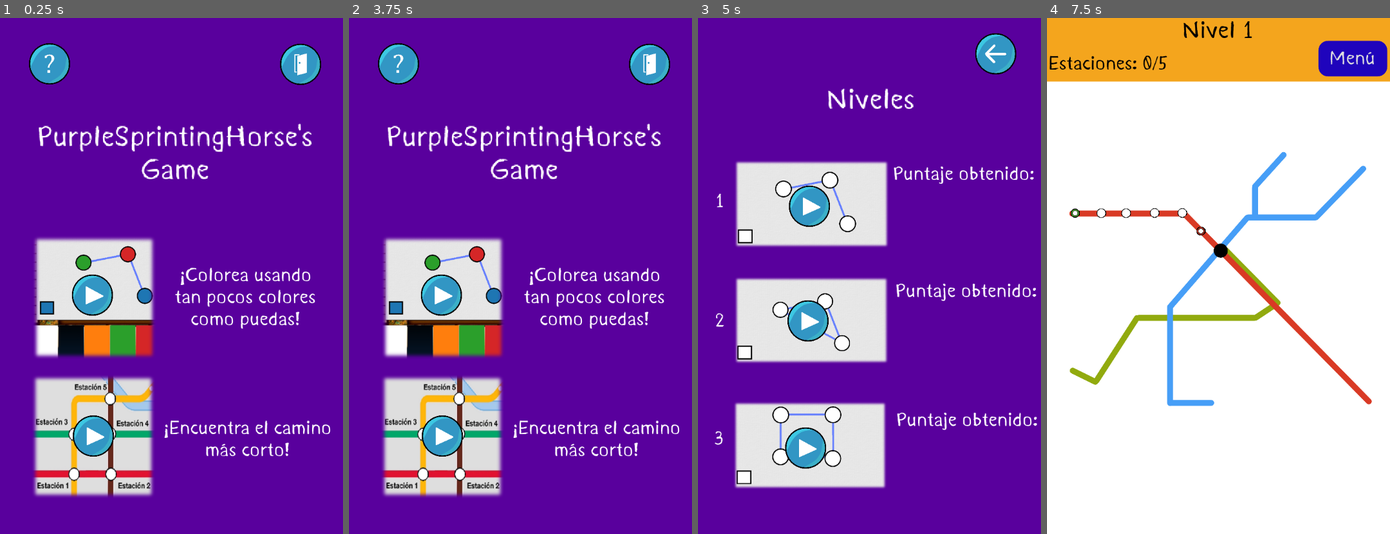
Above: before the commit, frames 1-4 (left to right).
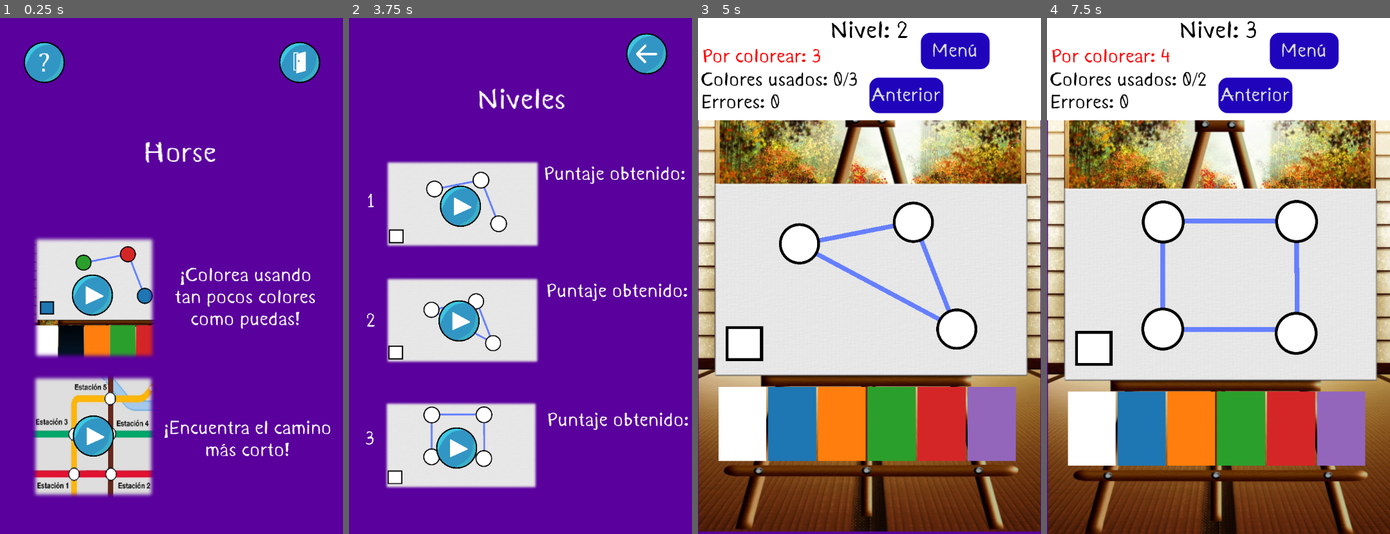
Above: after the commit, the same moments.

Repository: johnny-godoy/PurpleSprintingHorse
Game: Godot game, scene res://scenes/MainMenu.tscn
Same seed, same stepped clock (60 frames per second), same inputs: the game is played once before the commit and once after it. The engine's default icon, where the game draws it, is replaced by a stand-in: a white triangle on a blue panel in a dark square.
Inputs (mouse positions are in pixels of both pictures, inside the frame that each line leads up to):
- Up to frame 1 (0.25 s): no input
- Up to frame 2 (3.75 s): click (441, 435) at 0.5 s; click (654, 59) at 1.25 s, where only the run before the commit has a clickable "Menú"; click (445, 296) at 2 s; click (462, 203) at 2.75 s; click "Menú" at 3.5 s
- Up to frame 3 (5 s): click (811, 322) at 4.27 s
- Up to frame 4 (7.5 s): click (1304, 48) at 5 s, where only the run after the commit has a clickable "Menú"; click (1160, 322) at 5.75 s; click "Menú" at 6.5 s; click (1160, 446) at 7.27 s

The runs differ from the first frame. In frame 1, 2.6% of the frame differs, in the area x 6-94%, y 4-32%; in frame 2, 29%; in frame 3, 90%, in the area x 0-100%, y 0-100%; in frame 4, 75%.

Commit message:
Versión Demo

Diff:
--- a/coloring/base/HUD_OVERLAY.gd
+++ b/coloring/base/HUD_OVERLAY.gd
@@ -33,7 +33,7 @@
 	last_level_button.add_stylebox_override("hover", last_level_button.get_stylebox('normal'))
 
 func _menu_button_pressed() -> void:
-	get_tree().change_scene("res://scenes/MainMenu.tscn")
+	get_tree().change_scene("res://scenes/NivelesColoreamiento.tscn")
 
 
 func _on_next_level_pressed() -> void:
--- a/project.godot
+++ b/project.godot
@@ -34,7 +34,7 @@
 window/size/height=1080
 window/handheld/orientation="portrait"
 window/stretch/mode="viewport"
-window/stretch/aspect="expand"
+window/stretch/aspect="keep"
 
 [global]
 
--- a/scenes/MainMenu.gd
+++ b/scenes/MainMenu.gd
@@ -17,4 +17,4 @@
 
 # Creada por Agustin temporalmente
 func _on_camino_pressed():
-	get_tree().change_scene("res://scenes/shortest_path/niveles/nivel_1.tscn")
+	get_tree().change_scene("res://scenes/NivelesCamino.tscn")
--- a/scenes/MainMenu.tscn
+++ b/scenes/MainMenu.tscn
@@ -12,31 +12,30 @@
 script = ExtResource( 7 )
 
 [node name="Label" type="Label" parent="."]
-margin_left = 70.0
-margin_top = 217.0
-margin_right = 467.0
-margin_bottom = 306.0
+margin_left = 80.0
+margin_top = 216.0
+margin_right = 477.0
+margin_bottom = 305.0
 rect_scale = Vector2( 1.5, 1.5 )
 size_flags_horizontal = 0
 theme = ExtResource( 1 )
-text = "PurpleSprintingHorse's
-Game"
+text = "Horse"
 align = 1
 valign = 1
 
 [node name="Exit" type="TextureButton" parent="."]
-margin_left = 586.0
-margin_top = 52.0
-margin_right = 1186.0
-margin_bottom = 652.0
+margin_left = 584.0
+margin_top = 48.0
+margin_right = 1184.0
+margin_bottom = 648.0
 rect_scale = Vector2( 0.15, 0.15 )
 texture_normal = ExtResource( 6 )
 
 [node name="Help" type="TextureButton" parent="."]
-margin_left = 59.0
-margin_top = 51.0
-margin_right = 659.0
-margin_bottom = 651.0
+margin_left = 48.0
+margin_top = 48.0
+margin_right = 648.0
+margin_bottom = 648.0
 rect_scale = Vector2( 0.15, 0.15 )
 texture_normal = ExtResource( 5 )
 
--- /dev/null
+++ b/scenes/NivelesCamino.gd
@@ -0,0 +1,24 @@
+extends Node2D
+
+onready var atras = $atras
+onready var lvl1 = $Niveles2/lvl1
+onready var lvl2 = $Niveles2/lvl2
+onready var lvl3 = $Niveles2/lvl3
+
+func _ready():
+	atras.connect("pressed",self, "_on_atras_pressed")
+	lvl1.connect("pressed",self, "_on_lvl1_pressed")
+	lvl2.connect("pressed",self, "_on_lvl2_pressed")
+	lvl3.connect("pressed",self, "_on_lvl3_pressed")
+
+func _on_atras_pressed():
+	get_tree().change_scene("res://scenes/MainMenu.tscn")
+
+func _on_lvl1_pressed():
+	get_tree().change_scene("res://scenes/shortest_path/niveles/nivel_1.tscn")
+
+func _on_lvl2_pressed():
+	get_tree().change_scene("res://scenes/shortest_path/niveles/nivel_2.tscn")
+
+func _on_lvl3_pressed():
+	get_tree().change_scene("res://scenes/shortest_path/niveles/nivel_3.tscn")
--- /dev/null
+++ b/scenes/NivelesCamino.tscn
@@ -0,0 +1,116 @@
+[gd_scene load_steps=8 format=2]
+
+[ext_resource path="res://assets/IconPack/IconPackByAndelRodis/pngonebyone/leftarrow.png" type="Texture" id=1]
+[ext_resource path="res://assets/shortest_path/lvl3.png" type="Texture" id=2]
+[ext_resource path="res://assets/shortest_path/lvl1.png" type="Texture" id=3]
+[ext_resource path="res://assets/shortest_path/lvl2.png" type="Texture" id=4]
+[ext_resource path="res://scenes/NivelesCamino.gd" type="Script" id=5]
+[ext_resource path="res://resources/temita.tres" type="Theme" id=6]
+[ext_resource path="res://assets/IconPack/IconPackByAndelRodis/pngonebyone/playbuttonpdn.png" type="Texture" id=7]
+
+[node name="NivelesCamino" type="Node2D"]
+script = ExtResource( 5 )
+
+[node name="Niveles2" type="Node2D" parent="."]
+scale = Vector2( 0.47, 0.47 )
+
+[node name="lvl1" type="TextureButton" parent="Niveles2"]
+margin_left = 153.191
+margin_top = 612.766
+margin_right = 853.192
+margin_bottom = 1012.77
+texture_normal = ExtResource( 3 )
+
+[node name="lvl2" type="TextureButton" parent="Niveles2"]
+margin_left = 153.191
+margin_top = 1157.45
+margin_right = 853.191
+margin_bottom = 1557.45
+texture_normal = ExtResource( 4 )
+
+[node name="lvl3" type="TextureButton" parent="Niveles2"]
+margin_left = 153.191
+margin_top = 1719.15
+margin_right = 853.192
+margin_bottom = 2119.15
+texture_normal = ExtResource( 2 )
+
+[node name="Niveles" type="Label" parent="."]
+margin_left = 270.0
+margin_top = 139.0
+margin_right = 393.0
+margin_bottom = 182.0
+rect_scale = Vector2( 1.5, 1.5 )
+theme = ExtResource( 6 )
+text = "Niveles"
+
+[node name="Puntaje Obtenido" type="Label" parent="."]
+margin_left = 416.0
+margin_top = 304.0
+margin_right = 714.0
+margin_bottom = 347.0
+theme = ExtResource( 6 )
+text = "Puntaje obtenido:"
+
+[node name="Puntaje Obtenido2" type="Label" parent="."]
+margin_left = 414.0
+margin_top = 550.0
+margin_right = 712.0
+margin_bottom = 593.0
+theme = ExtResource( 6 )
+text = "Puntaje obtenido:"
+
+[node name="Puntaje Obtenido3" type="Label" parent="."]
+margin_left = 416.0
+margin_top = 816.0
+margin_right = 714.0
+margin_bottom = 859.0
+theme = ExtResource( 6 )
+text = "Puntaje obtenido:"
+
+[node name="1" type="Label" parent="."]
+margin_left = 36.0
+margin_top = 362.0
+margin_right = 56.0
+margin_bottom = 405.0
+theme = ExtResource( 6 )
+text = "1"
+
+[node name="2" type="Label" parent="."]
+margin_left = 36.0
+margin_top = 612.0
+margin_right = 56.0
+margin_bottom = 655.0
+theme = ExtResource( 6 )
+text = "2"
+
+[node name="3" type="Label" parent="."]
+margin_left = 34.0
+margin_top = 859.0
+margin_right = 54.0
+margin_bottom = 902.0
+theme = ExtResource( 6 )
+text = "3"
+
+[node name="atras" type="TextureButton" parent="."]
+margin_left = 580.0
+margin_top = 30.0
+margin_right = 1180.0
+margin_bottom = 630.0
+rect_scale = Vector2( 0.15, 0.15 )
+texture_normal = ExtResource( 1 )
+
+[node name="Playbuttons" type="Node2D" parent="."]
+scale = Vector2( 0.15, 0.15 )
+
+[node name="play1" type="Sprite" parent="Playbuttons"]
+position = Vector2( 1560, 2626.67 )
+texture = ExtResource( 7 )
+
+[node name="play2" type="Sprite" parent="Playbuttons"]
+position = Vector2( 1540, 4226.67 )
+texture = ExtResource( 7 )
+
+[node name="play3" type="Sprite" parent="Playbuttons"]
+position = Vector2( 1506.67, 6000 )
+texture = ExtResource( 7 )
--- a/scenes/shortest_path/Bases/HUD_OVERLAY.gd
+++ b/scenes/shortest_path/Bases/HUD_OVERLAY.gd
@@ -20,7 +20,7 @@
 
 # Despliega el menú
 func _menu_button_pressed():
-	get_tree().change_scene("res://scenes/MainMenu.tscn")
+	get_tree().change_scene("res://scenes/NivelesCamino.tscn")
 
 func _set_lvl_num(new_number):
 	level_number = new_number
--- a/scenes/shortest_path/niveles/pause_menu.gd
+++ b/scenes/shortest_path/niveles/pause_menu.gd
@@ -19,7 +19,7 @@
 	visible = false
 
 func _on_main_menu_pressed():
-	get_tree().change_scene("res://scenes/MainMenu.tscn")
+	get_tree().change_scene("res://scenes/NivelesCamino.tscn")
 	get_tree().paused = false
 
 func _on_next_level_pressed():
--- a/scenes/shortest_path/niveles/pause_menu.tscn
+++ b/scenes/shortest_path/niveles/pause_menu.tscn
@@ -24,10 +24,8 @@
 
 [node name="Background" type="ColorRect" parent="."]
 modulate = Color( 0.592157, 0.403922, 0.643137, 0.486275 )
-margin_left = -100.0
-margin_top = -100.0
-margin_right = 820.0
-margin_bottom = 1180.0
+margin_right = 720.0
+margin_bottom = 1080.0
 grow_horizontal = 2
 grow_vertical = 2
 size_flags_horizontal = 3
Binary file added: assets/shortest_path/lvl1.png
Not shown, added: assets/shortest_path/lvl1.png.import
Binary file added: assets/shortest_path/lvl2.png
Not shown, added: assets/shortest_path/lvl2.png.import
Binary file added: assets/shortest_path/lvl3.png
Not shown, added: assets/shortest_path/lvl3.png.import
